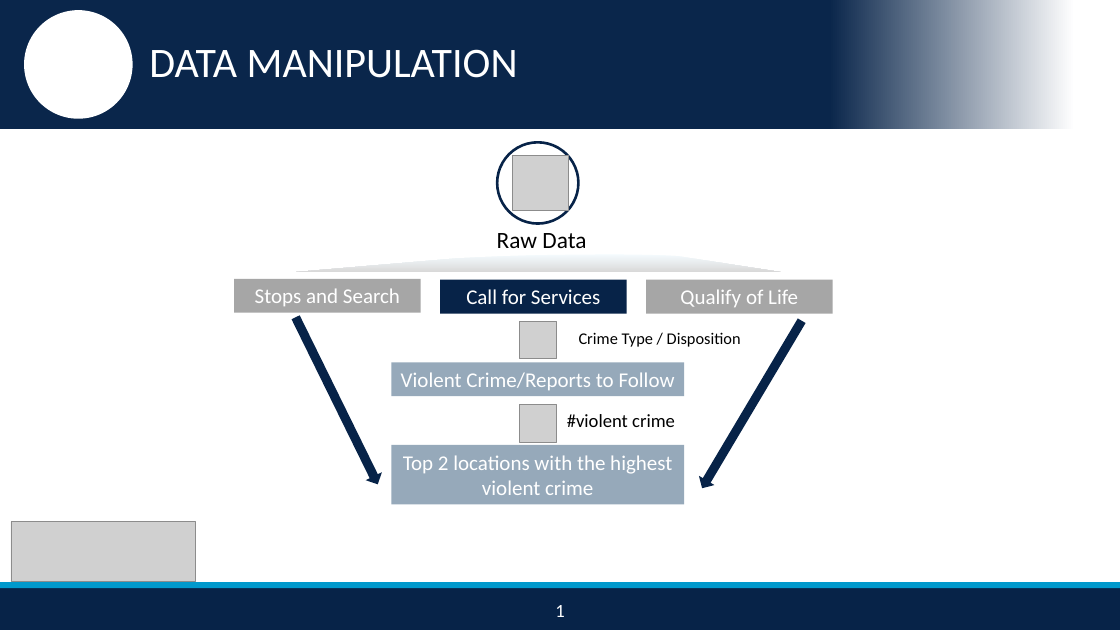
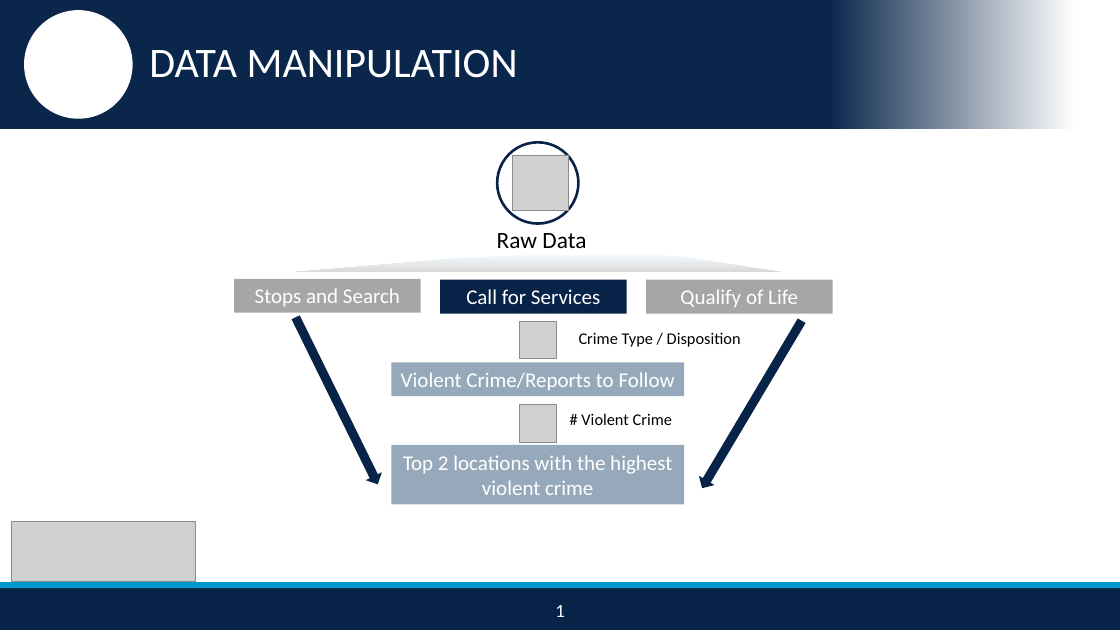
Before and after one commit to nikhilba/NOLA, a slide deck: slide 9 of Presentation/NOLA_Midterm_Presentation_v1.2.pptx. Drawn at 1120x630 pixels with LibreOffice and Linux fonts; fonts in the diff are those of the drawing; grey boxes stand for pictures; background and template pictures are left out. Boxes give left, top, right and bottom in pixels: in the first picture for what was removed or moved away, otherwise in the second. Text is boxed around its words. In the diff, an @@ line names an element or a change of style, - is before the commit and + after.

```diff
--- a/Presentation/NOLA_Midterm_Presentation_v1.2.pptx
+++ b/Presentation/NOLA_Midterm_Presentation_v1.2.pptx
@@ text at <box>581,413,672,425</box>: text changed; size 16 to 14 pt @@
-#violent crime
+# Violent Crime
```
Also in this commit, not shown: 5 other slides changed.
